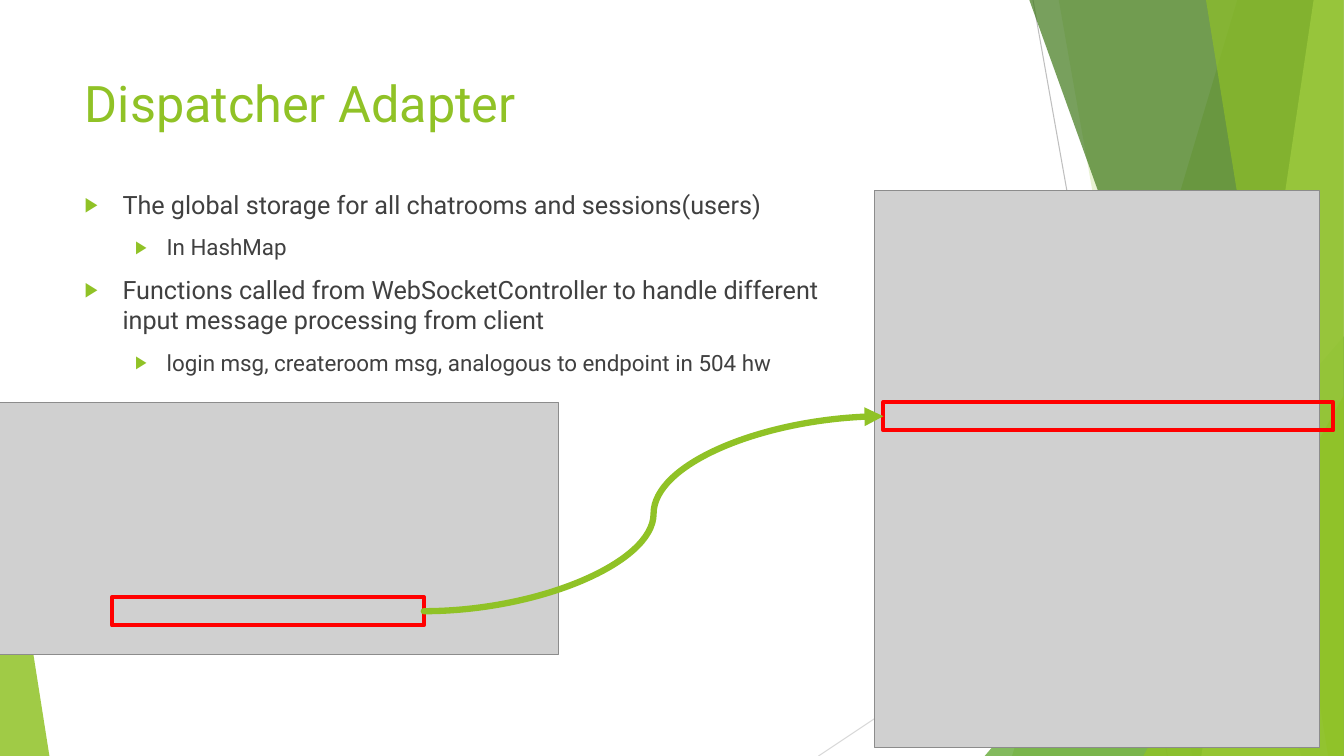
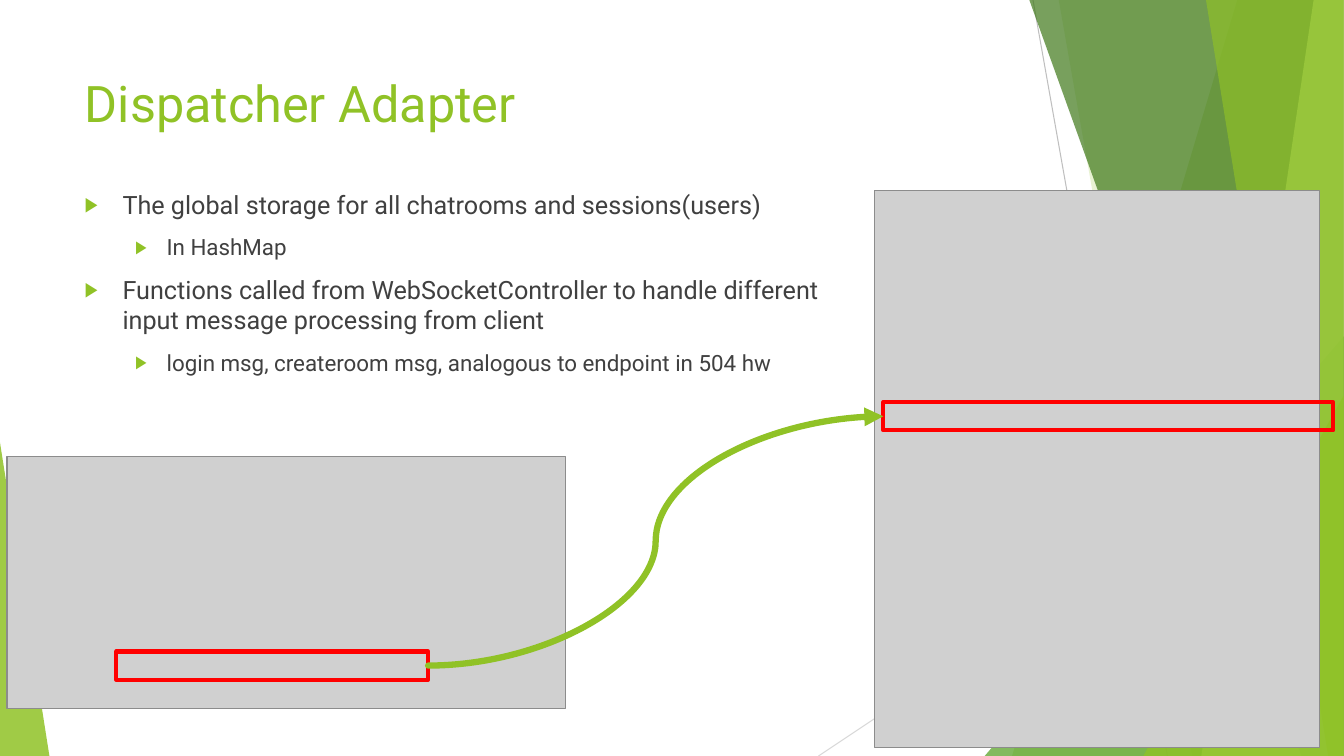
Before and after one commit to pourplusquoi/chatapp, a slide deck: slide 14 of src/main/resources/ChatApp API.pptx (slide 13 before the commit). Drawn at 1344x756 pixels with LibreOffice and Linux fonts; fonts in the diff are those of the drawing; grey boxes stand for pictures. Boxes give left, top, right and bottom in pixels: in the first picture for what was removed or moved away, otherwise in the second. Text is boxed around its words. In the diff, an @@ line names an element or a change of style, - is before the commit and + after.

```diff
--- a/src/main/resources/ChatApp API.pptx
+++ b/src/main/resources/ChatApp API.pptx
@@ curved arrow moved from (423, 611) - (883, 416) to (429, 665) - (883, 416) @@
@@ picture: place and size @@
-picture at <box>0,402,559,654</box>
+picture at <box>7,457,566,709</box>
@@ rectangle: place and size @@
-rectangle at <box>112,597,423,625</box>
+rectangle at <box>116,651,427,680</box>
```
Also in this commit, not shown: 3 other slides changed, 2 slides added.
